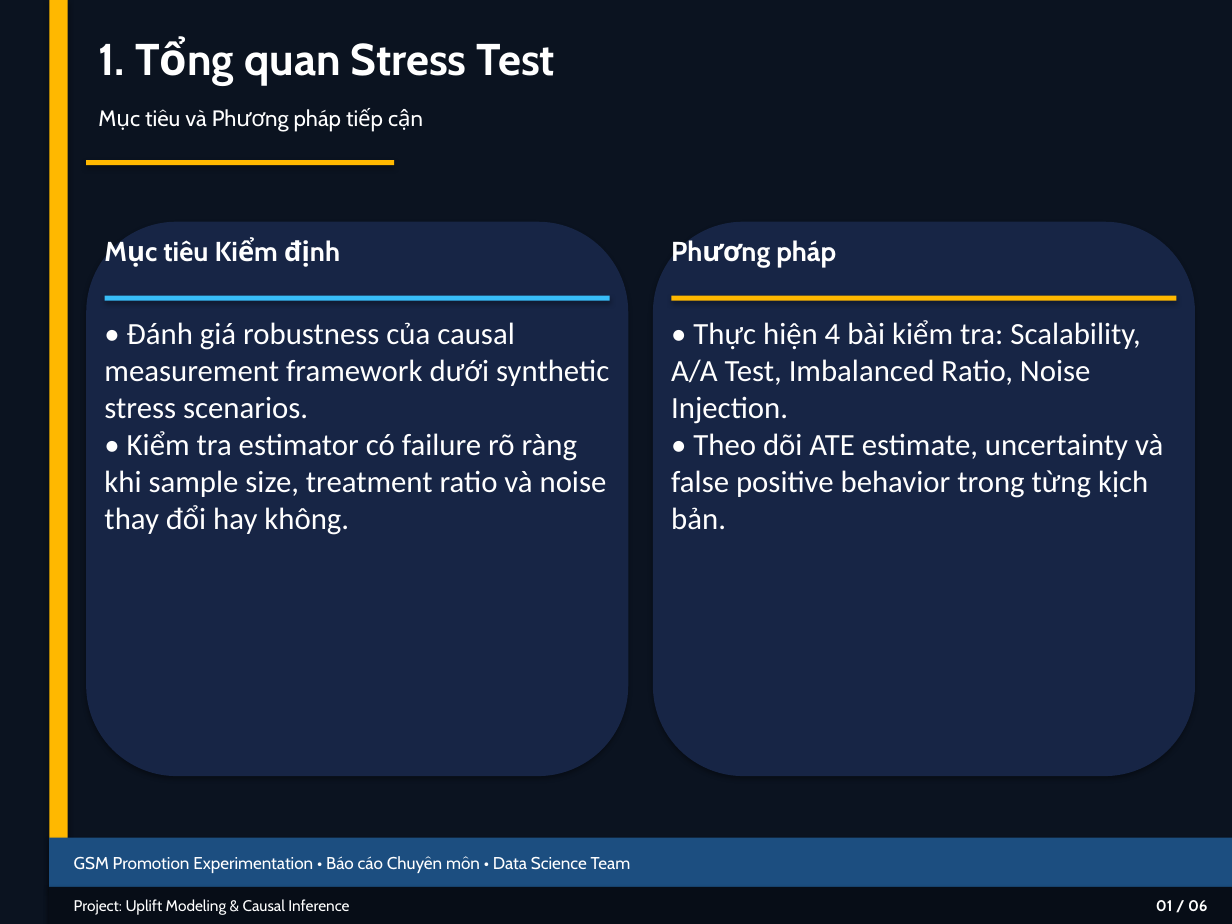
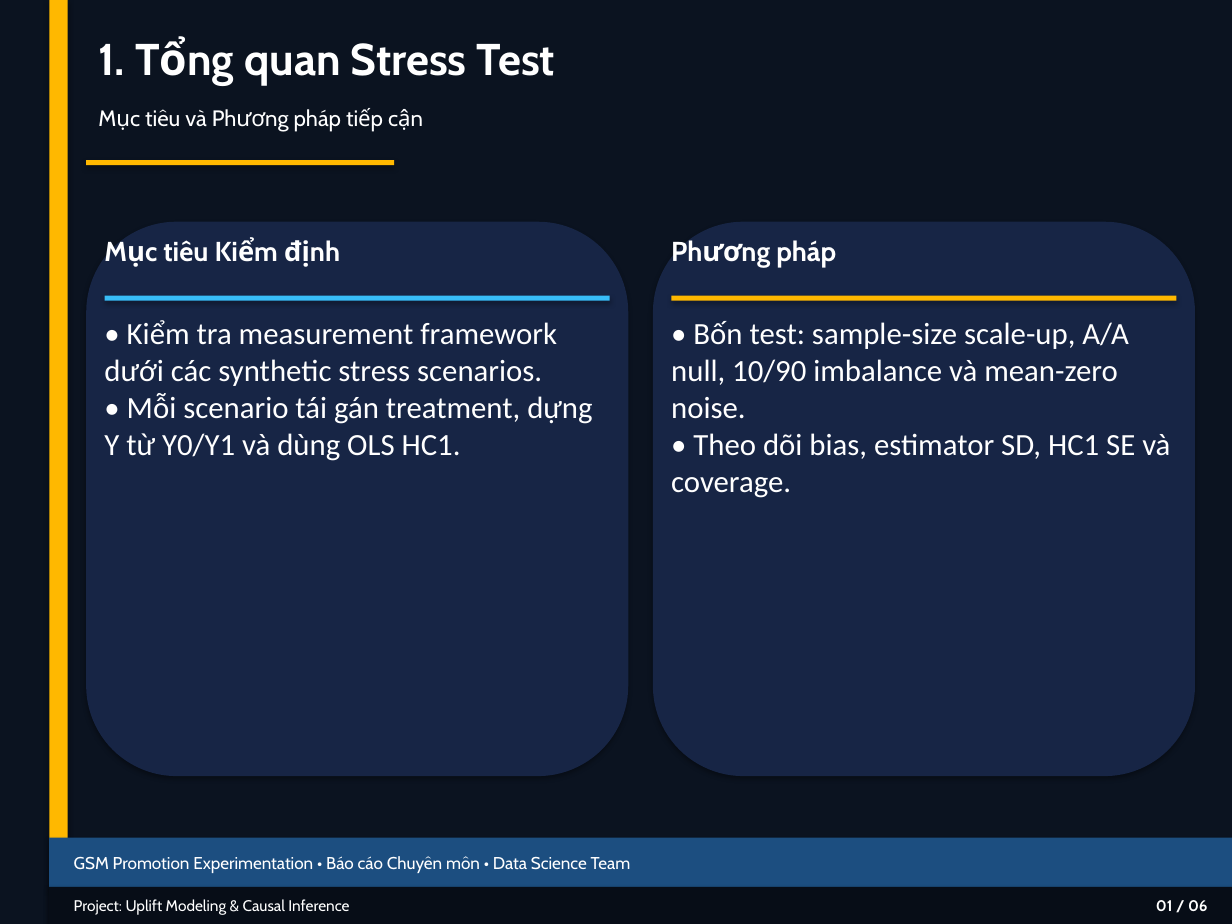
Before and after one commit to thaibuivan/GSM-promotion-experimentation, a slide deck: slide 2 of docs/Week6_Stress_Test_Summary.pptx. Drawn at 1232x924 pixels with LibreOffice and Linux fonts; fonts in the diff are those of the drawing. Boxes give left, top, right and bottom in pixels: in the first picture for what was removed or moved away, otherwise in the second. Text is boxed around its words. In the diff, an @@ line names an element or a change of style, - is before the commit and + after.

```diff
--- a/docs/Week6_Stress_Test_Summary.pptx
+++ b/docs/Week6_Stress_Test_Summary.pptx
@@ text at <box>104,320,592,461</box>: text changed @@
-• Đánh giá robustness của causal measurement framework dưới synthetic stress scenarios.
-• Kiểm tra estimator có failure rõ ràng khi sample size, treatment ratio và noise thay đổi hay không.
+• Kiểm tra measurement framework dưới các synthetic stress scenarios.
+• Mỗi scenario tái gán treatment, dựng Y từ Y0/Y1 và dùng OLS HC1.
@@ text at <box>671,321,1170,498</box>: text changed @@
-• Thực hiện 4 bài kiểm tra: Scalability, A/A Test, Imbalanced Ratio, Noise Injection.
-• Theo dõi ATE estimate, uncertainty và false positive behavior trong từng kịch bản.
+• Bốn test: sample-size scale-up, A/A null, 10/90 imbalance và mean-zero noise.
+• Theo dõi bias, estimator SD, HC1 SE và coverage.
```
Also in this commit, not shown: 5 other slides changed, 5 other files.
